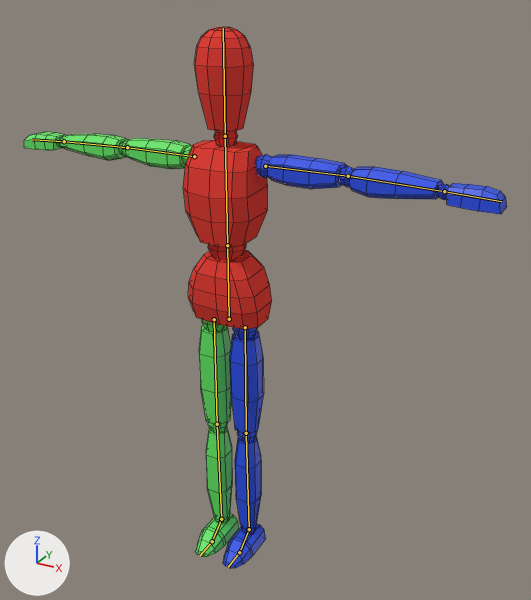
Renders of the Blender file Assets/Models/Template Entity.blend from each side of a commit.
Before and after are seen from a 50 mm lens placed at (1.1, -1.767, 1.839), pointed at (0.088, 0.073, 0.92). Lighting does not change. The marker at lower left points along +X, +Y and +Z. The bones that bend it are drawn over the model as lines. Mesh edges are drawn as thin lines.
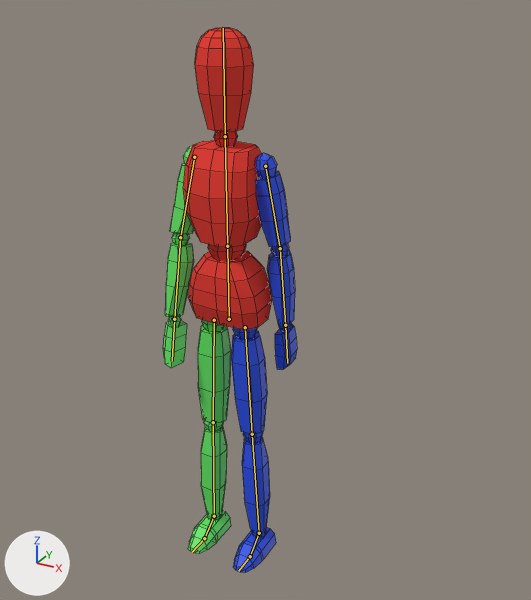
The newer file adds an action. The first version stands in its rest pose; the second is drawn at frame 78 of the action 'Idling'.

Boxes [x1, y1, x2, y2] around the edits, measured in the pictures (531 x 600 px):
'Cube', posed (72% narrower): before [24, 27, 507, 568]; after [163, 28, 297, 573]
bone 'Upper Arm.L', root to tip: before (265, 166) to (348, 176); after (265, 166) to (280, 248)
bone 'Lower Arm.L', root to tip: before (348, 176) to (444, 191); after (280, 248) to (285, 325)
bone 'Upper Arm.R', root to tip: before (194, 156) to (127, 147); after (194, 157) to (180, 237)
bone 'Lower Arm.R', root to tip: before (127, 147) to (64, 141); after (180, 237) to (174, 319)

The change, as a list of edits to the scene's bpy script:
```text
Change bone_upper_arm_l:
    where bone_upper_arm_l = bpy.data.objects['Armature'].pose.bones['Upper Arm.L']  # child of 'Spine'
    bone_upper_arm_l.rotation_quaternion: (1.0, 0.0, 0.0, 0.0) -> (0.753, -0.033, 0.038, -0.655)  # degrees (0, 0, 0) -> degrees (-6, 1, -82)
Change bone_lower_arm_l:
    where bone_lower_arm_l = bpy.data.objects['Armature'].pose.bones['Lower Arm.L']  # child of 'Upper Arm.L'
    bone_lower_arm_l.rotation_quaternion: (1.0, 0.0, 0.0, 0.0) -> (0.999, 0.0, 0.0, -0.043)  # degrees (0, 0, 0) -> degrees (0, 0, -5)
Change bone_upper_arm_r:
    where bone_upper_arm_r = bpy.data.objects['Armature'].pose.bones['Upper Arm.R']  # child of 'Spine'
    bone_upper_arm_r.rotation_quaternion: (1.0, 0.0, 0.0, 0.0) -> (0.752, 0.055, 0.064, 0.654)  # degrees (0, 0, 0) -> degrees (10, 1, 82)
Change bone_lower_arm_r:
    where bone_lower_arm_r = bpy.data.objects['Armature'].pose.bones['Lower Arm.R']  # child of 'Upper Arm.R'
    bone_lower_arm_r.rotation_quaternion: (1.0, 0.0, 0.0, 0.0) -> (0.999, 0.0, 0.0, 0.044)  # degrees (0, 0, 0) -> degrees (0, 0, 5)
Change bone_leg_ik_l:
    where bone_leg_ik_l = bpy.data.objects['Armature'].pose.bones['Leg IK.L']  # child of 'Root'
    bone_leg_ik_l.location: (0.0, 0.0, 0.0) -> (0.0, 0.0, -0.042)
Change bone_leg_ik_r:
    where bone_leg_ik_r = bpy.data.objects['Armature'].pose.bones['Leg IK.R']  # child of 'Root'
    bone_leg_ik_r.location: (0.0, 0.0, 0.0) -> (0.0, 0.0, 0.033)
```
